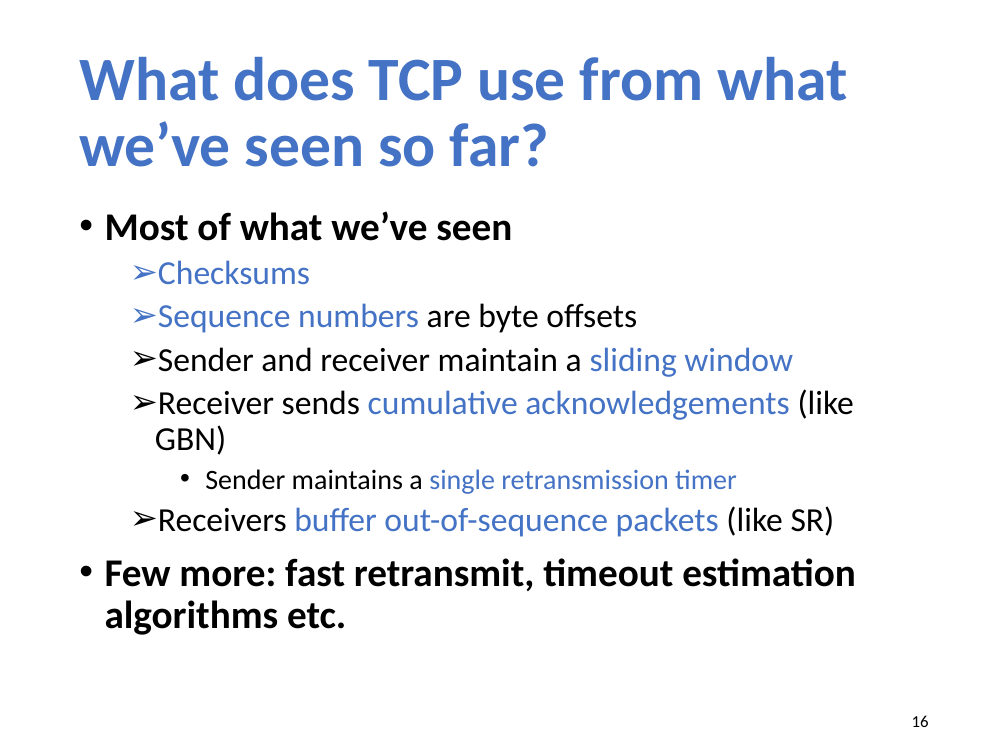
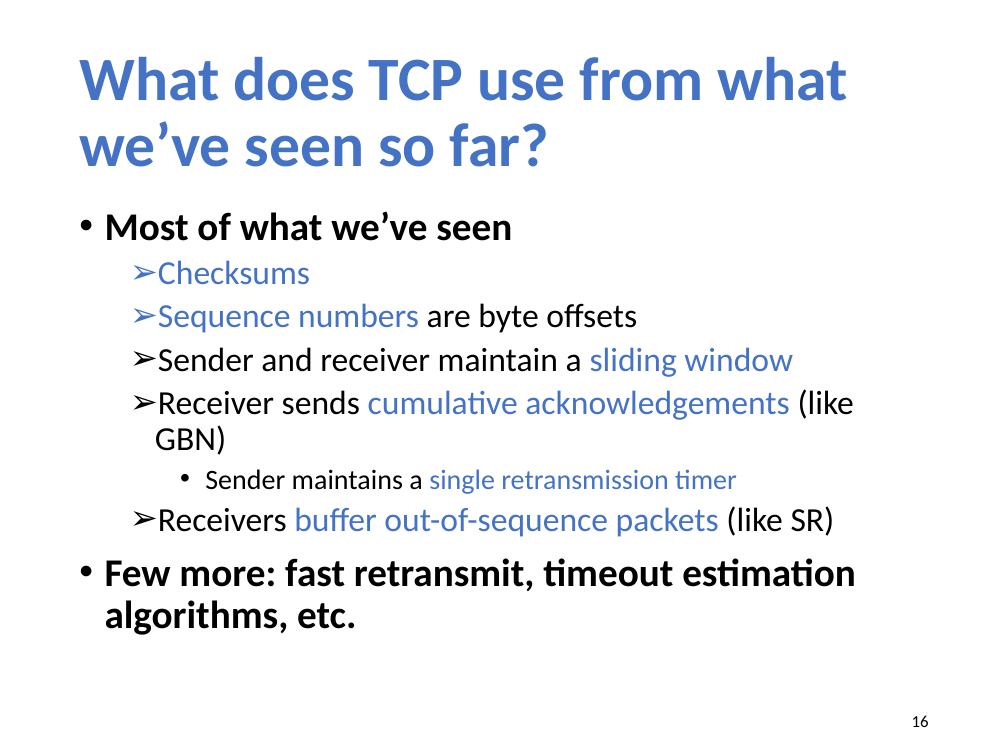
Before and after one commit to xinjin/course-net, a slide deck: slide 16 of slides/lec07_tcp.pptx. Drawn at 1008x756 pixels with LibreOffice and Linux fonts; fonts in the diff are those of the drawing. Boxes give left, top, right and bottom in pixels: in the first picture for what was removed or moved away, otherwise in the second. Text is boxed around its words. In the diff, an @@ line names an element or a change of style, - is before the commit and + after.

```diff
--- a/slides/lec07_tcp.pptx
+++ b/slides/lec07_tcp.pptx
@@ text at (x1=105, y1=558, x2=856, y2=635): text changed @@
-• Few more: fast retransmit, timeout estimation algorithms etc.
+• Few more: fast retransmit, timeout estimation algorithms, etc.
```
Also in this commit, not shown: 7 other slides changed, 1 slide added, 1 other file.
